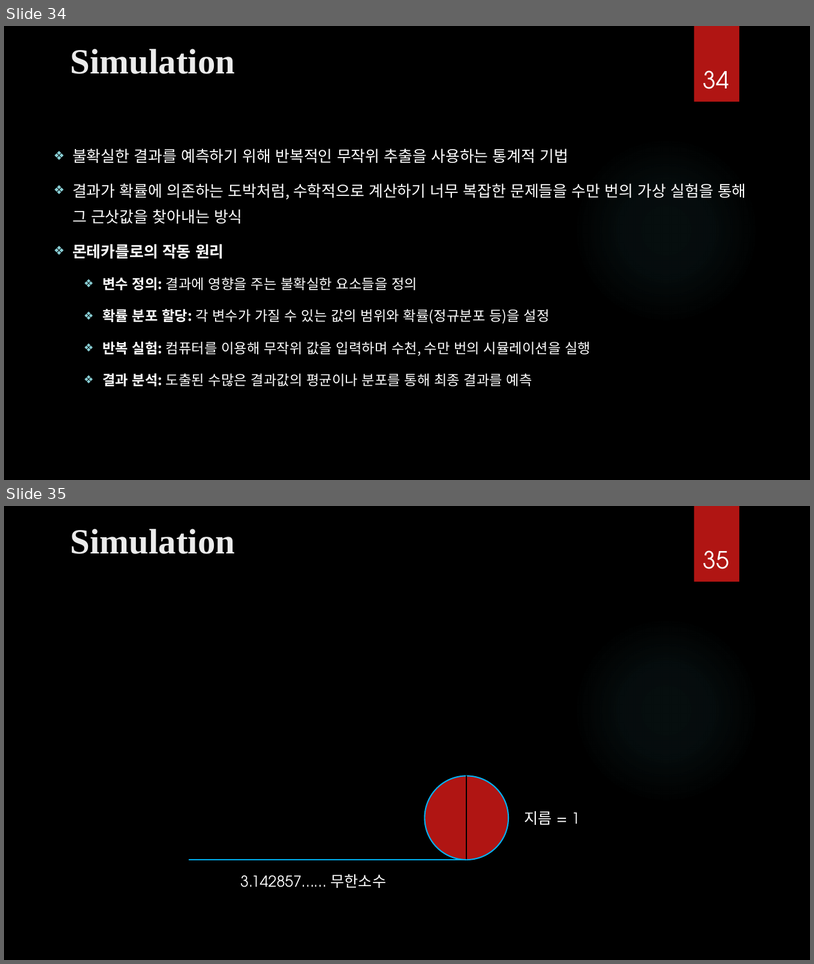
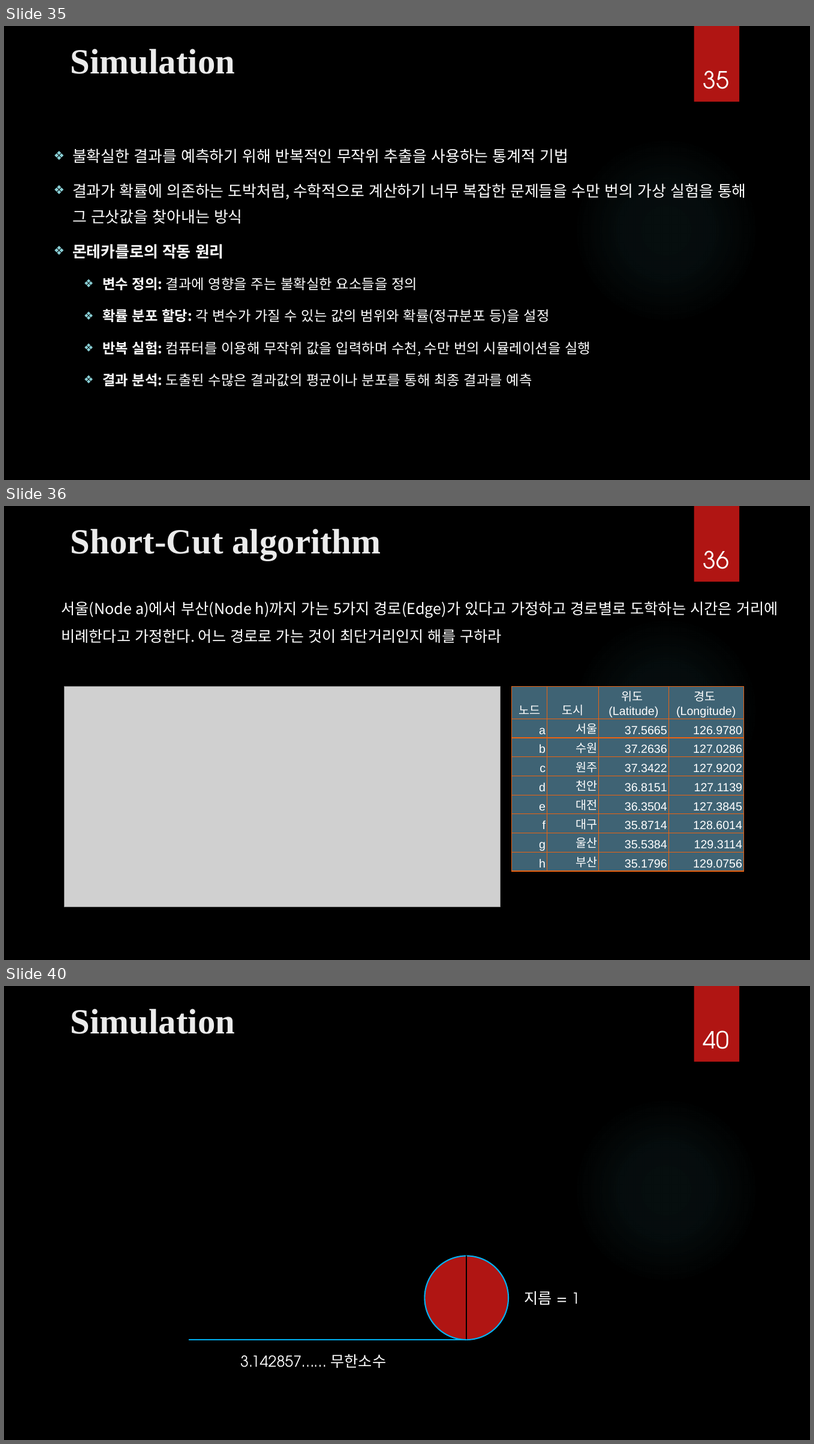
Before and after one commit to ancestor9/mathematics-for-machine-learning, a slide deck: Calculus/Calculus.pptx. Shown one above the other, each under a label of ours: slides 34 and 35 before the commit, slides 35, 36 and 40 after it; the slides between them are not shown. The pictures are 814x964 and 814x1444 pixels, drawn with LibreOffice and Linux fonts; fonts in the diff are those of the drawing; grey boxes stand for pictures; background and template pictures are left out. Boxes give left, top, right and bottom in pixels: in the first picture for what was removed or moved away, otherwise in the second. Text is boxed around its words. In the diff, an @@ line names an element or a change of style, - is before the commit and + after.

```diff
--- a/Calculus/Calculus.pptx
+++ b/Calculus/Calculus.pptx
@@ slide 36 added at bbox=[4, 506, 810, 960], background picture (left out); not listed: 2 template elements that a slide beside it also shows @@
@@ title added at bbox=[71, 529, 381, 560], 42 pt, text #EBEBEB, bold @@
+Short-Cut algorithm
@@ page number added at bbox=[704, 550, 729, 569], 28 pt, text #FFFFFF @@
+36
@@ text added at bbox=[61, 601, 779, 643], 18 pt, text #FFFFFF @@
+서울(Node a)에서 부산(Node h)까지 가는 5가지 경로(Edge)가 있다고 가정하고 경로별로 도학하는 시간은 거리에 비례한다고 가정한다. 어느 경로로 가는 것이 최단거리인지 해를 구하라
@@ picture added at bbox=[65, 686, 501, 906] @@
@@ table added at bbox=[512, 686, 744, 870], 9 rows, 4 columns @@
+노드 | 도시 | 위도 / (Latitude) | 경도 / (Longitude)
+a | 서울 | 37.5665 | 126.9780
+b | 수원 | 37.2636 | 127.0286
+c | 원주 | 37.3422 | 127.9202
+d | 천안 | 36.8151 | 127.1139
+e | 대전 | 36.3504 | 127.3845
+f | 대구 | 35.8714 | 128.6014
+g | 울산 | 35.5384 | 129.3114
+h | 부산 | 35.1796 | 129.0756
@@ what was slide 34 is now slide 35 @@
@@ page number at bbox=[704, 70, 729, 89]: text changed @@
-34
+35
@@ what was slide 35 is now slide 40 @@
@@ page number at bbox=[704, 1030, 729, 1049]: text changed @@
-35
+40
```
Also in this commit, not shown: 10 slides changed, 5 other slides added, 1 slide removed.
